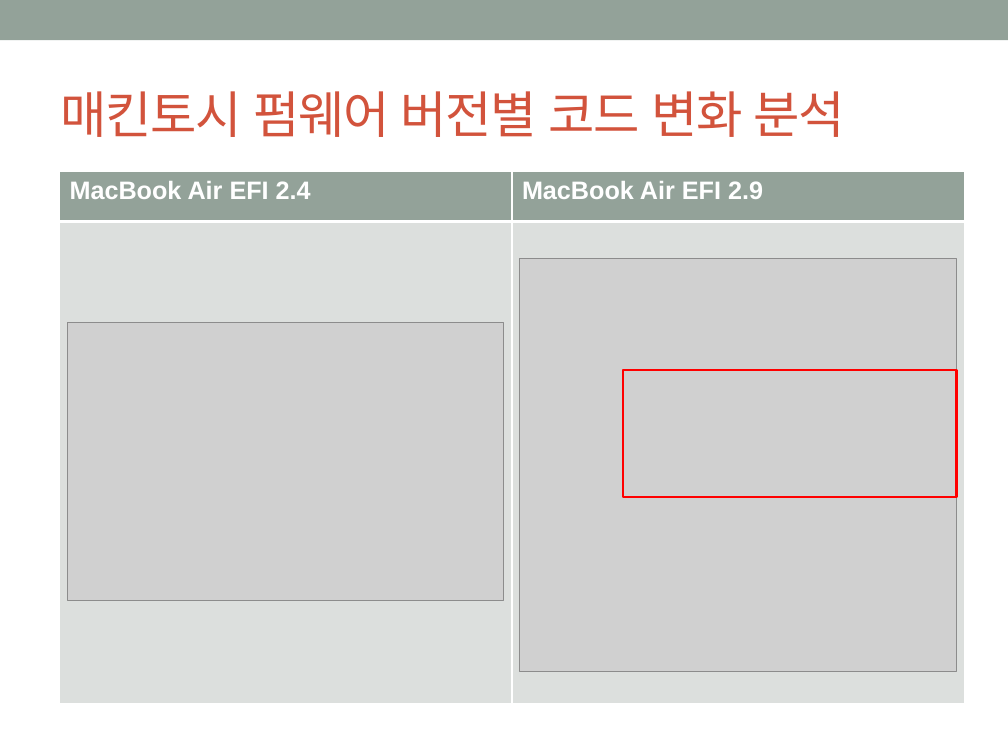
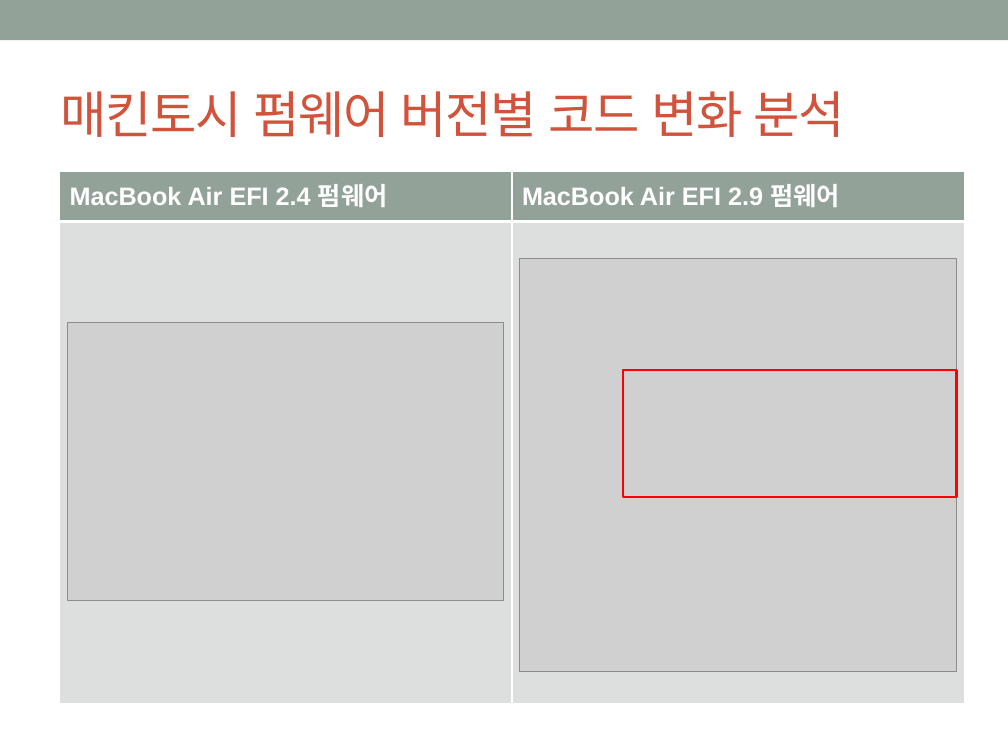
Before and after one commit to godthem90/Mac_Security_S4, a slide deck: slide 19 of 맥 중간발표.pptx (slide 16 before the commit). Drawn at 1008x756 pixels with LibreOffice and Linux fonts; fonts in the diff are those of the drawing; grey boxes stand for pictures. Boxes give left, top, right and bottom in pixels: in the first picture for what was removed or moved away, otherwise in the second. Text is boxed around its words. In the diff, an @@ line names an element or a change of style, - is before the commit and + after.

```diff
--- a/맥 중간발표.pptx
+++ b/맥 중간발표.pptx
@@ table at [59, 171, 965, 704] @@
-row 1, column 1: MacBook Air EFI 2.4
+row 1, column 1: MacBook Air EFI 2.4 펌웨어
-row 1, column 2: MacBook Air EFI 2.9
+row 1, column 2: MacBook Air EFI 2.9 펌웨어
```
Also in this commit, not shown: 13 other slides changed, 6 slides added.
